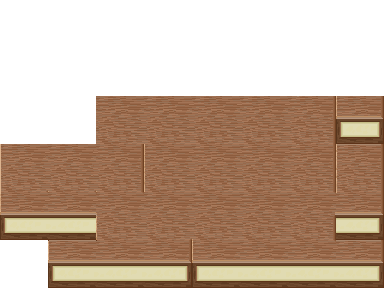
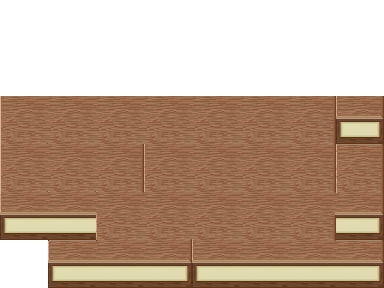
Comparing the layer stacks of the two 384x288 images. Changes:
pixels changed over [0, 96, 96, 144] (layer not identified)
